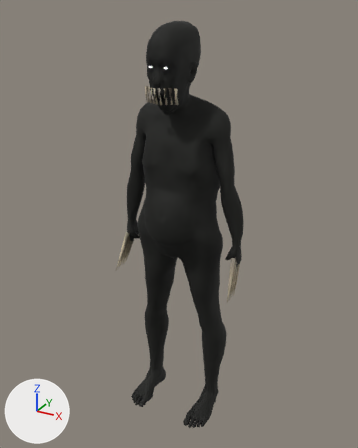
One commit to the glTF model game/models/cast/thing_c.glb: the scene before it, then after it.
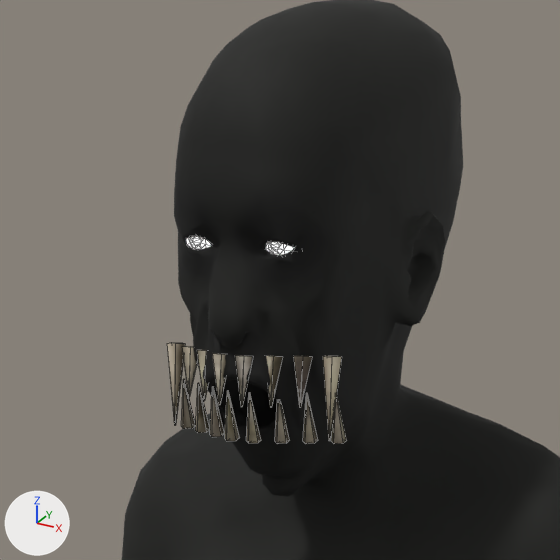
There are two pictures of each version: one whole from a 50 mm lens placed at (0.853, -1.58, 1.637), pointed at (-0.013, -0.006, 0.85), one close up on the part from 32% to 61% of the width and 5% to 28% of the height. Lighting does not change. The marker at lower left points along +X, +Y and +Z. The last two pictures show the newer version. The close-ups show mesh edges as thin lines. Vertices at exactly the same position are counted once.

Objects in the first close-up: 'body', 'eye_l', 'eye_r', 'fangs'.
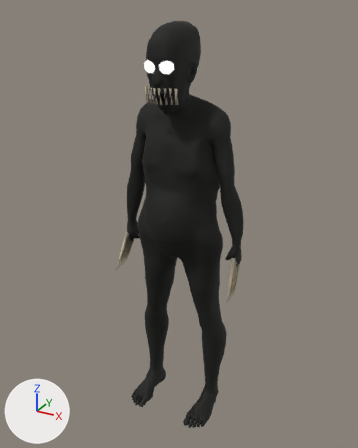
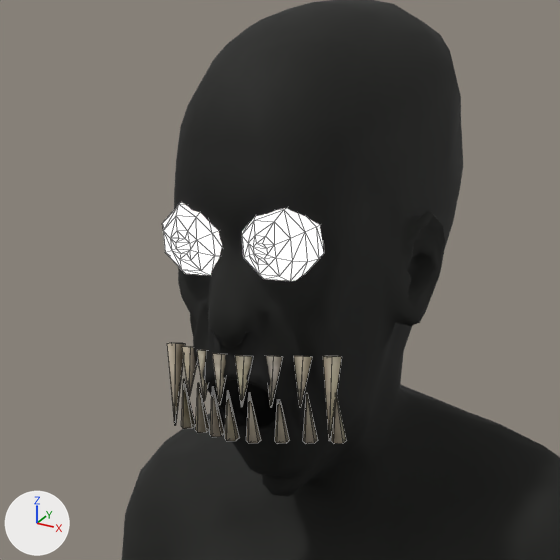
What changed in the scene script:
```text
Change me_base_003:
    used by ob_eye_l; location = (0.0, 0.0, 0.0)
    remove me_base_003.from_pydata(...)  # 72 vertices, 140 faces; spans x 0.0138..0.0422, y -0.1696..-0.1392, z 1.4482..1.4745
    add me_base_003.from_pydata(...)  # 72 vertices, 140 faces; spans x 0.0039..0.0521, y -0.1863..-0.1345, z 1.4389..1.4837
    me_base_003 part 1: the whole mesh is scaled about its middle by 1.7, then moved by (0.0, -0.006, -0.0001)
Change me_base_004:
    used by ob_eye_r; location = (0.0, 0.0, 0.0)
    remove me_base_004.from_pydata(...)  # 72 vertices, 140 faces; spans x -0.0422..-0.0138, y -0.1696..-0.1392, z 1.4482..1.4745
    add me_base_004.from_pydata(...)  # 72 vertices, 140 faces; spans x -0.0521..-0.0039, y -0.1863..-0.1345, z 1.4389..1.4837
    me_base_004 part 2: the whole mesh is scaled about its middle by 1.7, then moved by (0.0, -0.006, -0.0001)
Change me_fang:
    where me_fang.from_pydata(...)  # 160 vertices, 256 faces; spans x -0.0614..0.0619, y -0.1795..-0.1358, z 1.3408..1.3951
    used by ob_fangs; location = (0.0, 0.0, 0.0)
    me_fang part 3: texture (UV) coordinates of 208 of 256 faces, centred in x -0.0579..0.0575, y -0.1789..-0.1388, z 1.3413..1.3948, changed; they spanned u 0.01..0.98, v 0.01..0.99 and now span u 0.01..0.97, v 0.01..0.99
```

What differs and where, as boxes (x1, y1, x2, y2) in the close-ups (560 x 560 px):
'eye_l', moved, rescaled: before (266, 242, 294, 255); after (242, 208, 324, 281)
'eye_r', moved, rescaled (mostly hidden before): before (186, 236, 211, 249); after (162, 202, 222, 275)
part 3 of me_fang, surface changed: (181, 343, 332, 443) in both
